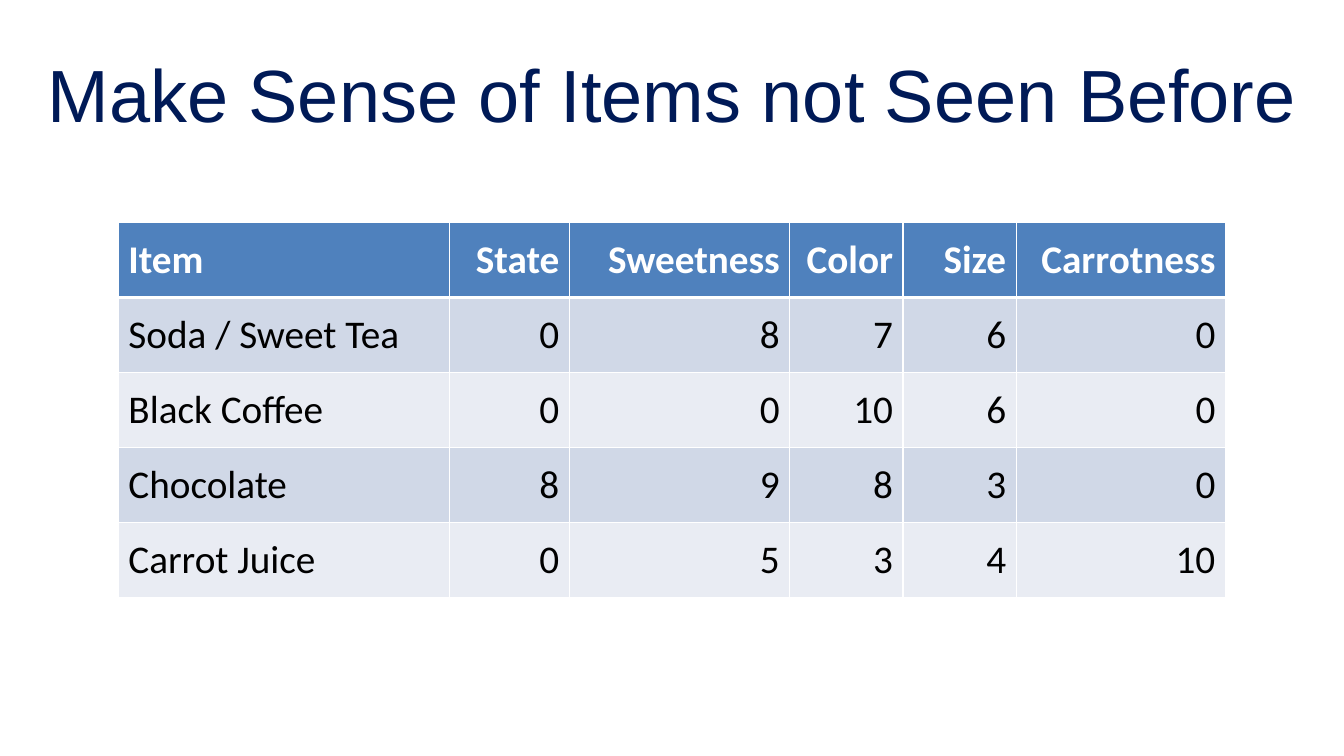
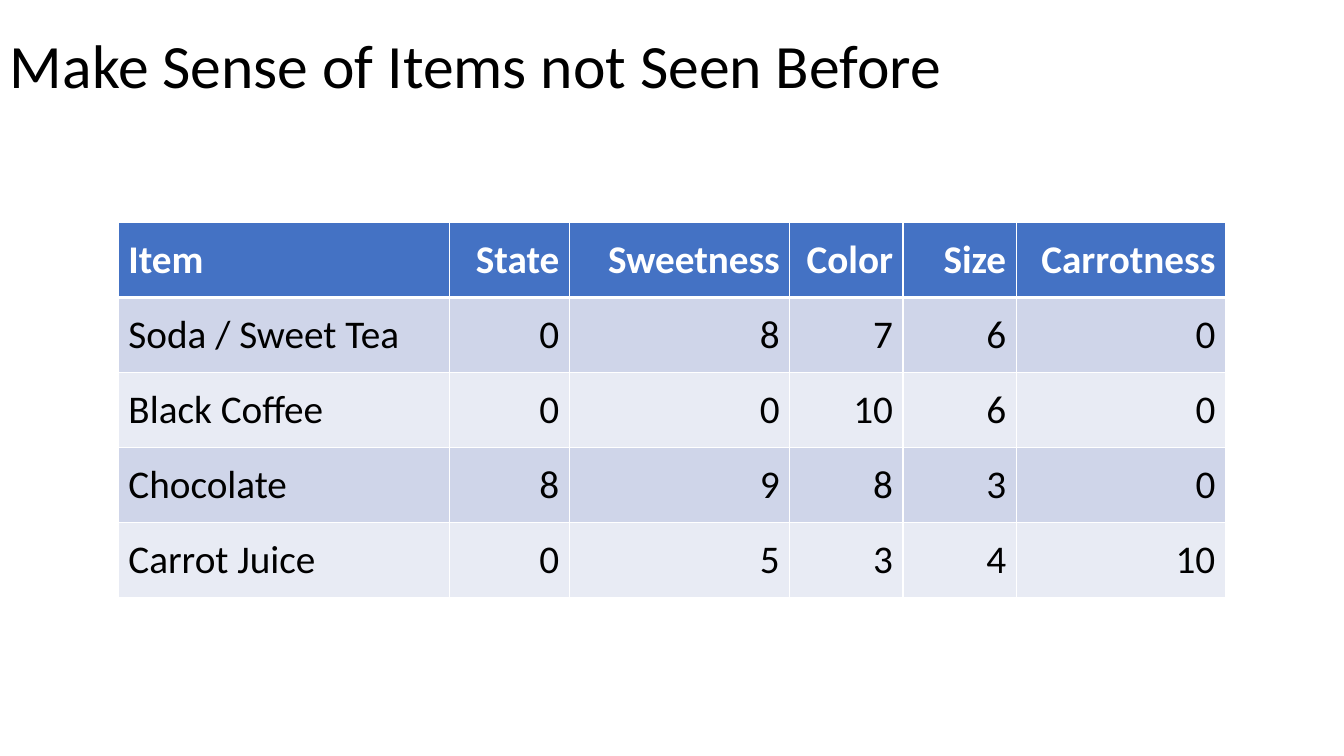
Before and after one commit to mengelhard/mmci_applied_ds, a slide deck: slide 12 of lectures/ll12.pptx (slide 13 before the commit). Drawn at 1344x756 pixels with LibreOffice and Linux fonts; fonts in the diff are those of the drawing; background and template pictures are left out. Boxes give left, top, right and bottom in pixels: in the first picture for what was removed or moved away, otherwise in the second. Text is boxed around its words. In the diff, an @@ line names an element or a change of style, - is before the commit and + after.

```diff
--- a/lectures/ll12.pptx
+++ b/lectures/ll12.pptx
@@ title "Make Sense of Items not ..." at (x1=10, y1=45, x2=941, y2=89): size 52.8 to 44 pt, font Arial to Calibri, text colour #001A57 to #000000; alignment centre to left; line spacing 1 to 0.9; vertical alignment middle to top @@
@@ table at (x1=118, y1=223, x2=1225, y2=598) @@
@@ fill #4F81BD to #4472C4 in row 1 @@
@@ fill #D0D8E8 to #CFD5EA in 12 cells @@
@@ fill #E9EDF4 to #E9EBF5 in 12 cells @@
```
Also in this commit, not shown: 66 other slides changed, 3 slides added, 5 slides removed, 4 other files.
